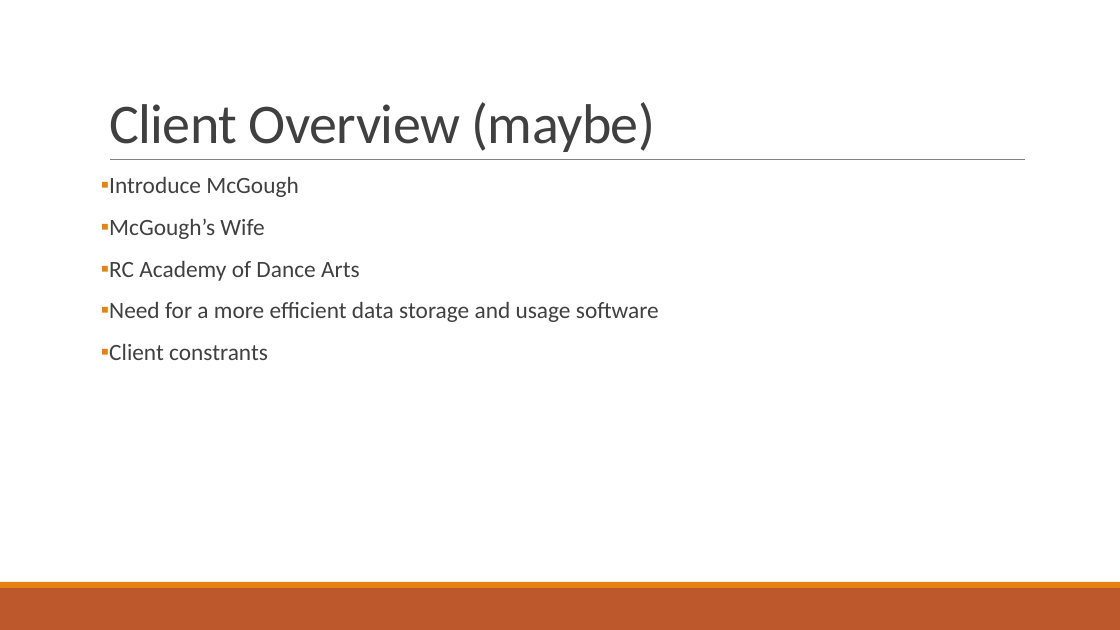
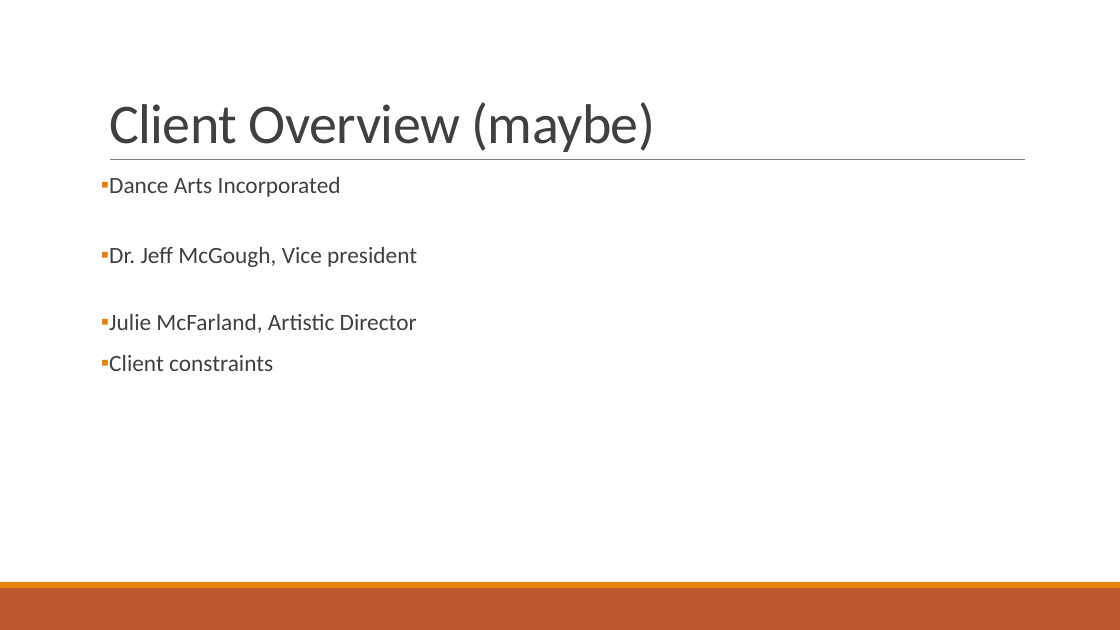
Before and after one commit to SDSMT-CSC464-F15/dancesoft, a slide deck: slide 2 of Sprint 1/DanceSoft powerpoint.pptx. Drawn at 1120x630 pixels with LibreOffice and Linux fonts; fonts in the diff are those of the drawing. Boxes give left, top, right and bottom in pixels: in the first picture for what was removed or moved away, otherwise in the second. Text is boxed around its words. In the diff, an @@ line names an element or a change of style, - is before the commit and + after.

Commit message:
Updated and did some slides
need to add images to my slides still

```diff
--- a/Sprint 1/DanceSoft powerpoint.pptx
+++ b/Sprint 1/DanceSoft powerpoint.pptx
@@ text at (109,177,417,371): text changed @@
-▪ Introduce McGough
-▪ McGough’s Wife
-▪ RC Academy of Dance Arts
-▪ Need for a more efficient data storage and usage software
-▪ Client constrants
+▪ Dance Arts Incorporated
+▪ Dr. Jeff McGough, Vice president
+▪ Julie McFarland, Artistic Director
+▪ Client constraints
```
Also in this commit, not shown: 5 other slides changed.
